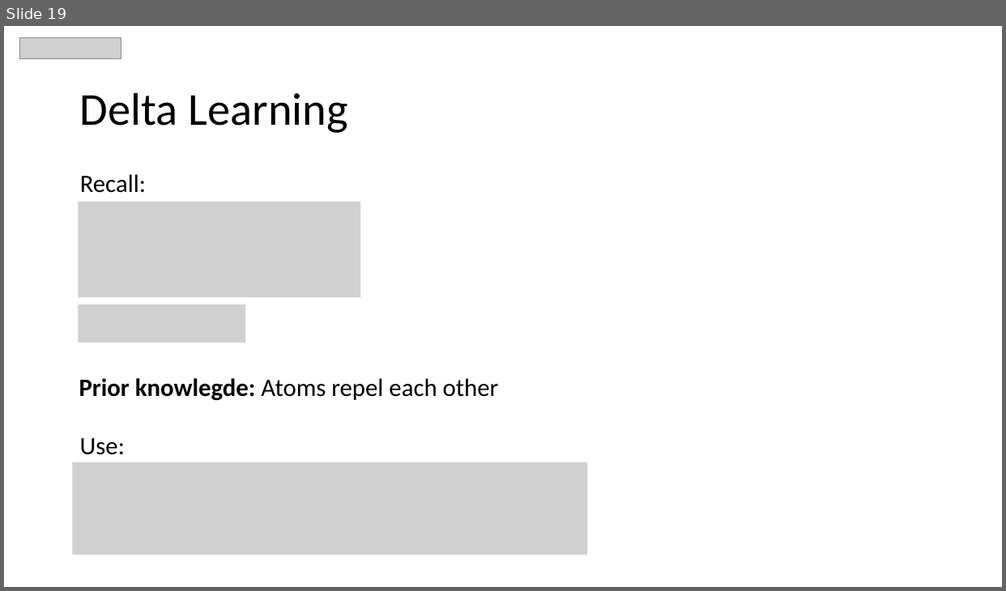
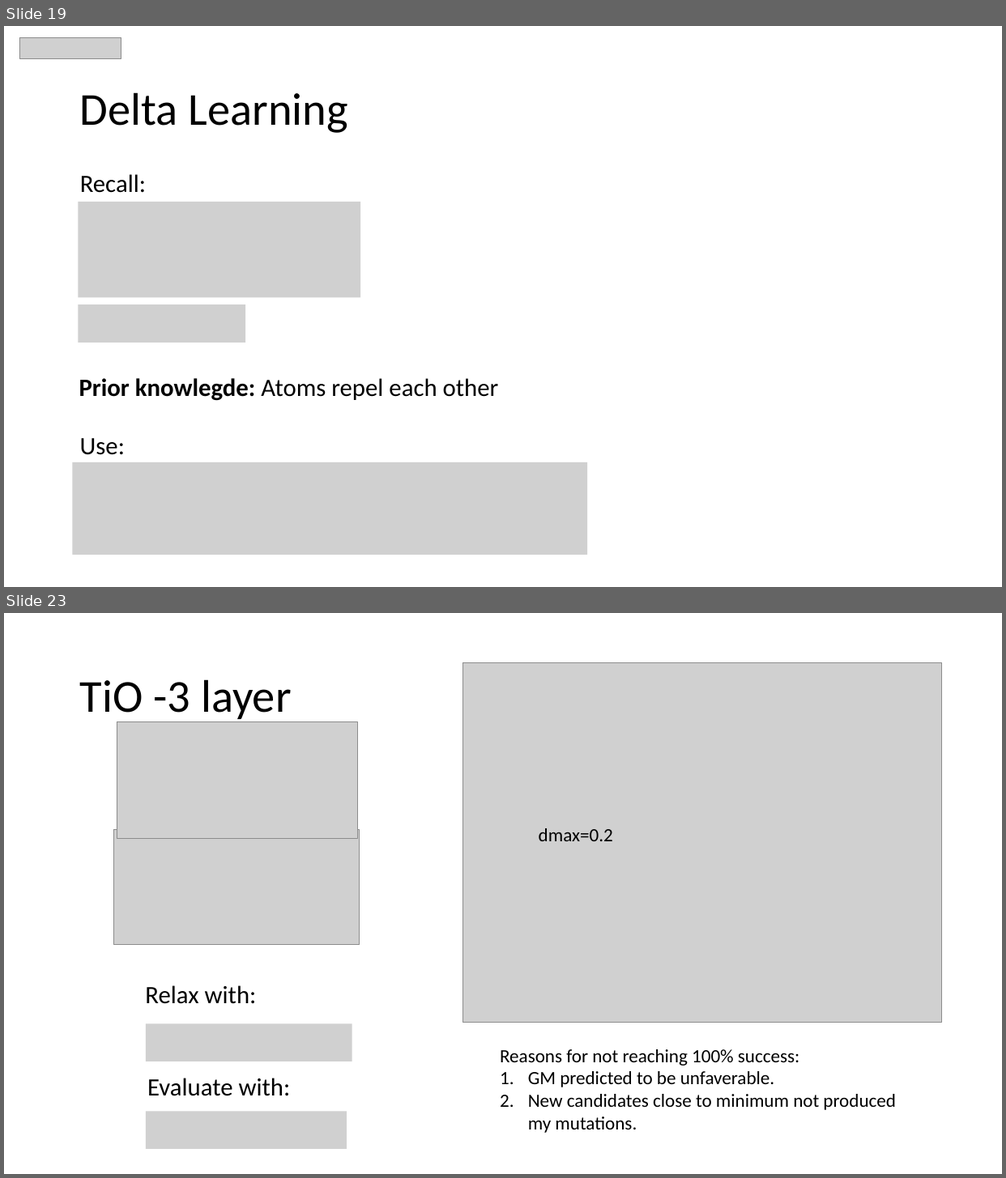
Before and after one commit to MaltheBisbo/learningForces, a slide deck: Presentations/Group meetings/2018-11-6-Malthe.pptx. Shown one above the other, each under a label of ours: slide 19 before the commit, slides 19 and 23 after it; the slides between them are not shown. The pictures are 1006x591 and 1006x1178 pixels, drawn with LibreOffice and Linux fonts; fonts in the diff are those of the drawing; grey boxes stand for pictures. Boxes give left, top, right and bottom in pixels: in the first picture for what was removed or moved away, otherwise in the second. Text is boxed around its words. In the diff, an @@ line names an element or a change of style, - is before the commit and + after.

```diff
--- a/Presentations/Group meetings/2018-11-6-Malthe.pptx
+++ b/Presentations/Group meetings/2018-11-6-Malthe.pptx
@@ slide 23 added at <box>4,613,1002,1174</box>, background #FFFFFF @@
@@ title added at <box>80,679,292,722</box>, 44 pt, text #000000 @@
+TiO -3 layer
@@ picture added at <box>463,662,942,1023</box> @@
@@ picture added at <box>117,722,358,839</box> @@
@@ picture added at <box>114,830,360,945</box> @@
@@ text added at <box>539,828,613,841</box>, 18 pt, text #000000 @@
+dmax=0.2
@@ text added at <box>145,986,257,1004</box>, 24 pt, text #000000 @@
+Relax with:
@@ picture added at <box>146,1024,352,1062</box> @@
@@ text added at <box>500,1050,896,1133</box>, 18 pt, text #000000 @@
+Reasons for not reaching 100% success:
+1. GM predicted to be unfaverable.
+2. New candidates close to minimum not produced
+   my mutations.
@@ text added at <box>147,1078,291,1097</box>, 24 pt, text #000000 @@
+Evaluate with:
@@ picture added at <box>146,1112,346,1149</box> @@
```
Also in this commit, not shown: 18 other slides added, 2 slides removed, 3 other files.
